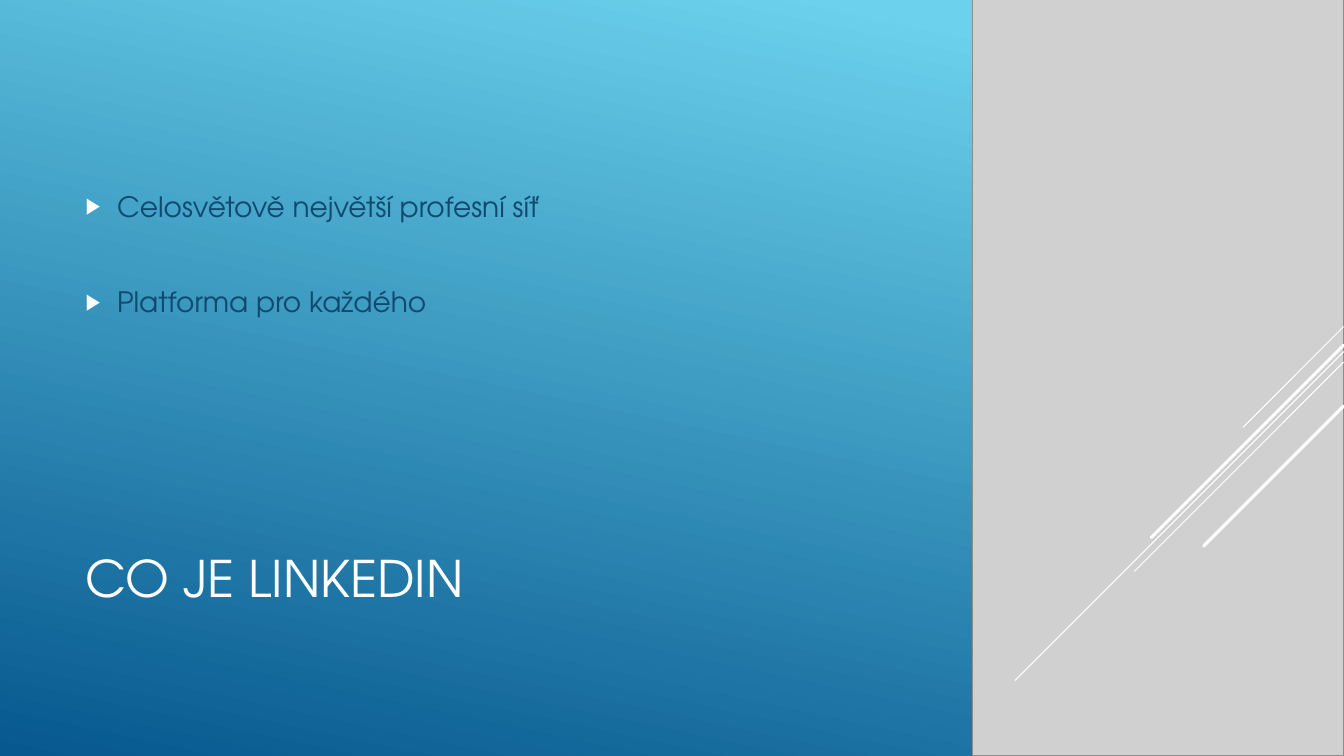
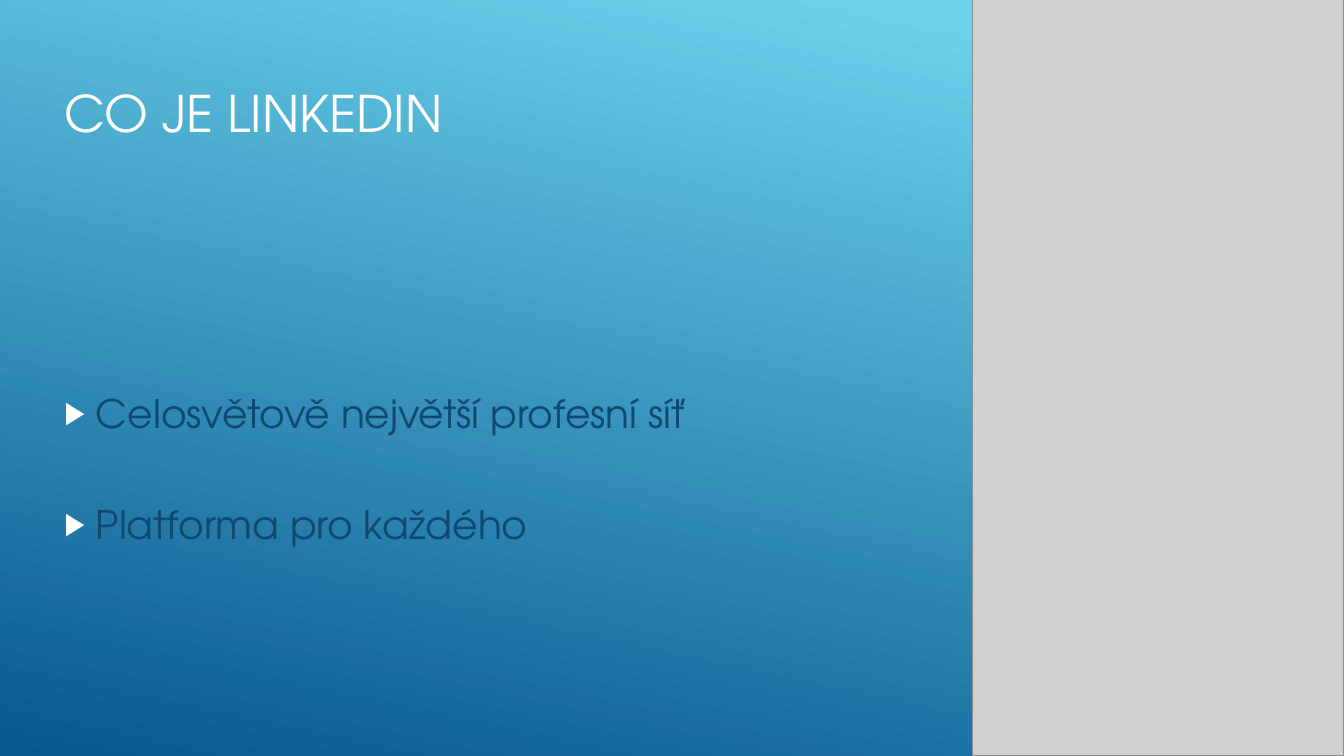
Before and after one commit to Jelenos69/I11-prezentace-Jel-nek, a slide deck: slide 2 of Jelinek.pptx. Drawn at 1344x756 pixels with LibreOffice and Linux fonts; fonts in the diff are those of the drawing; grey boxes stand for pictures. Boxes give left, top, right and bottom in pixels: in the first picture for what was removed or moved away, otherwise in the second. Text is boxed around its words. In the diff, an @@ line names an element or a change of style, - is before the commit and + after.

```diff
--- a/Jelinek.pptx
+++ b/Jelinek.pptx
@@ title "CO JE LINKEDIN": place and size @@
-title "CO JE LINKEDIN" at bbox=[86, 559, 464, 598]
+title "CO JE LINKEDIN" at bbox=[64, 94, 442, 133]
@@ text "Celosvětově největší profesní síť": place and size @@
-text "Celosvětově největší profesní síť" at bbox=[117, 196, 539, 317]
+text "Celosvětově největší profesní síť" at bbox=[96, 398, 684, 546]
@@ text "Celosvětově největší profesní síť" at bbox=[96, 398, 684, 546]: size 20 to 28 pt; more space between paragraphs @@
@@ group removed at bbox=[1015, 327, 1344, 681]: 5 lines @@
@@ group added at bbox=[1015, 327, 1344, 681]: 5 lines @@
```
Also in this commit, not shown: 1 other slide changed, 5 slides added, 5 slides removed.
